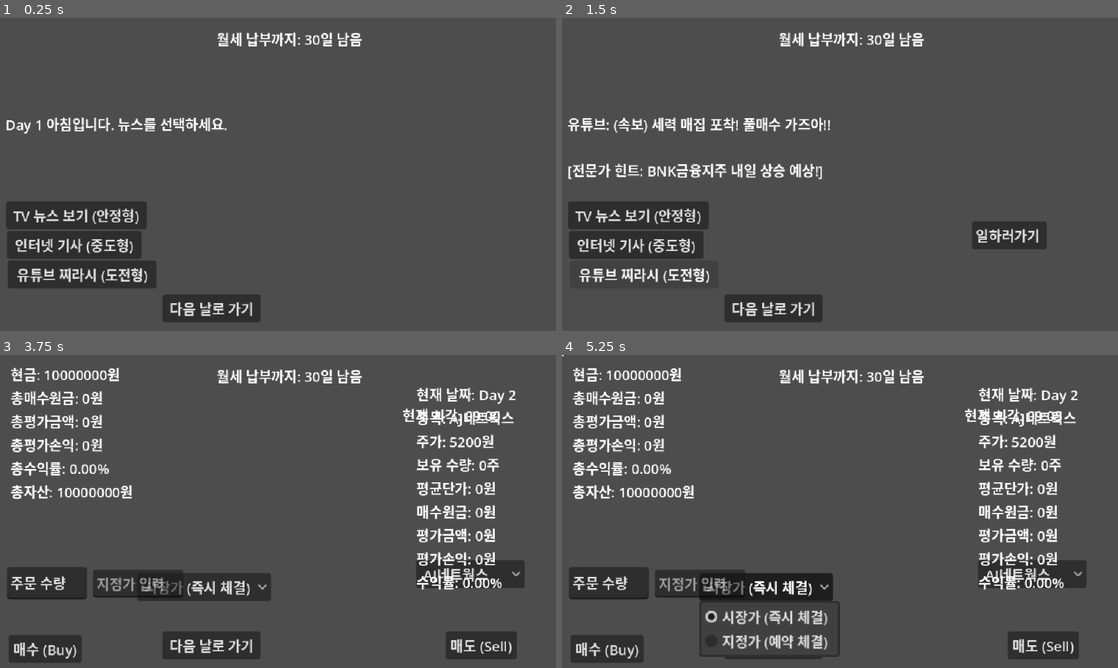
Above: before the commit, frames 1-4 (two rows, left to right).
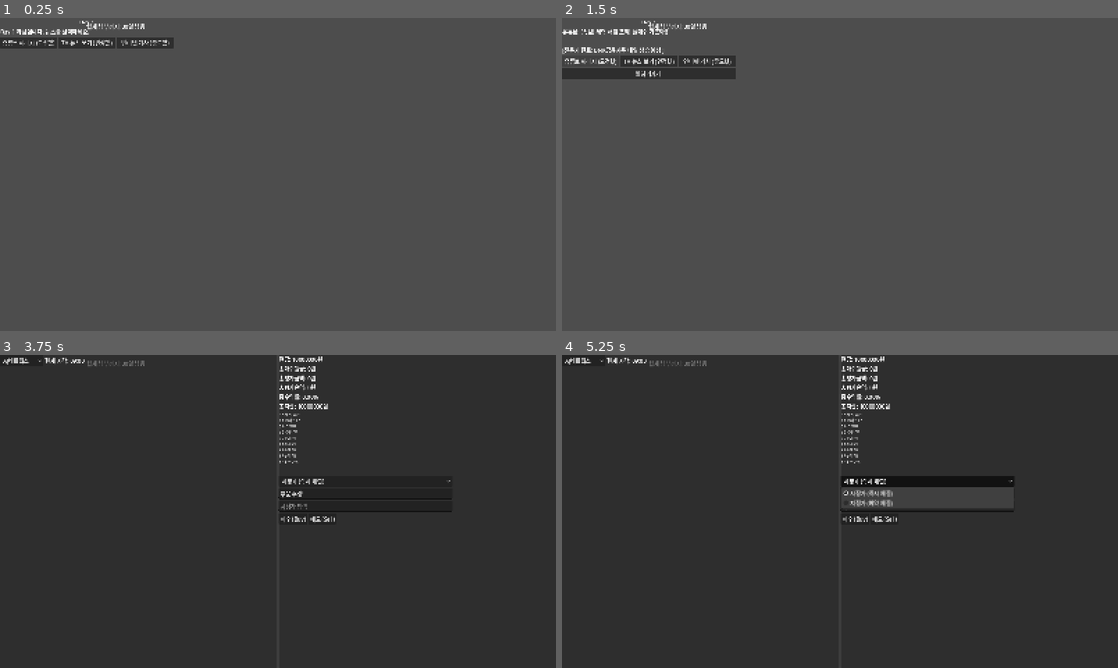
Above: after the commit, the same moments.

Repository: YoonJeongGo/myhome-jsm
Game: Godot game, scene res://main.tscn
The game is run twice, just before and just after one commit, with the same random seed, the same clock (stepped at 60 frames per second) and the same inputs.
Inputs (mouse positions are in pixels of both pictures, inside the frame that each line leads up to):
- Up to frame 1 (0.25 s): no input
- Up to frame 2 (1.5 s): click (773, 309) at 0.5 s, where only the run before the commit has a clickable "다음 날로 가기"; click "유튜브 찌라시 (도전형)" at 1.25 s
- Up to frame 3 (3.75 s): click "인터넷 기사 (중도형)" at 2 s; click "TV 뉴스 보기 (안정형)" at 2.75 s; click "일하러가기" at 3.5 s
- Up to frame 4 (5.25 s): click "AJ네트웍스" at 4.25 s; click "시장가 (즉시 체결)" at 5 s

The runs differ from the first frame. In frame 1, 10% of the frame differs, in the area x 0-66%, y 0-98%; in frame 2, 12%; in frame 3, 91%, in the area x 0-100%, y 0-100%; in frame 4, 87%.

Commit message:
Initial commit - stock market simulation

Diff:
--- a/main.gd
+++ b/main.gd
@@ -12,22 +12,22 @@
 var pending_orders = []
 
 # --- UI 노드 연결 ---
-@onready var phase_a_ui = $CanvasLayer/PhaseA
-@onready var news_label = $CanvasLayer/PhaseA/NewsLabel
-@onready var go_trade_btn = $CanvasLayer/PhaseA/GoTradeButton
-
-@onready var phase_b_ui = $CanvasLayer/PhaseB
-@onready var info_label = $CanvasLayer/PhaseB/InfoLabel
-@onready var asset_label = $CanvasLayer/PhaseB/AssetLabel
-@onready var stock_select = $CanvasLayer/PhaseB/StockSelectButton
-@onready var time_label = $CanvasLayer/PhaseB/TimeLabel
-@onready var chart_line = $CanvasLayer/PhaseB/ChartLine
-@onready var order_type_select = $CanvasLayer/PhaseB/OrderTypeSelect
-@onready var order_amount_input = $CanvasLayer/PhaseB/OrderAmountInput
-@onready var order_price_input = $CanvasLayer/PhaseB/OrderPriceInput
-
-@onready var phase_c_ui = $CanvasLayer/PhaseC
-@onready var result_label = $CanvasLayer/PhaseC/ResultLabel
+@onready var phase_a_ui = $CanvasLayer/UIRoot/PhaseA
+@onready var news_label = $CanvasLayer/UIRoot/PhaseA/VBoxCenter/NewsLabel
+@onready var go_trade_btn = $CanvasLayer/UIRoot/PhaseA/VBoxCenter/GoTradeButton
+
+@onready var phase_b_ui = $CanvasLayer/UIRoot/PhaseB
+@onready var info_label = $CanvasLayer/UIRoot/PhaseB/HBoxMain/RightPanel/VBoxRight/InfoLabel
+@onready var asset_label = $CanvasLayer/UIRoot/PhaseB/HBoxMain/RightPanel/VBoxRight/AssetLabel
+@onready var stock_select = $CanvasLayer/UIRoot/PhaseB/HBoxMain/LeftPanel/VBoxLeft/TopBar/StockSelectButton
+@onready var time_label = $CanvasLayer/UIRoot/PhaseB/HBoxMain/LeftPanel/VBoxLeft/TopBar/TimeLabel
+@onready var chart_line = $CanvasLayer/UIRoot/PhaseB/HBoxMain/LeftPanel/VBoxLeft/ChartLine
+@onready var order_type_select = $CanvasLayer/UIRoot/PhaseB/HBoxMain/RightPanel/VBoxRight/OrderPanel/OrderTypeSelect
+@onready var order_amount_input = $CanvasLayer/UIRoot/PhaseB/HBoxMain/RightPanel/VBoxRight/OrderPanel/OrderAmountInput
+@onready var order_price_input = $CanvasLayer/UIRoot/PhaseB/HBoxMain/RightPanel/VBoxRight/OrderPanel/OrderPriceInput
+
+@onready var phase_c_ui = $CanvasLayer/UIRoot/PhaseC
+@onready var result_label = $CanvasLayer/UIRoot/PhaseC/VBoxC/ResultLabel
 
 var has_checked_news = false
 var has_worked_today = false
--- a/main.tscn
+++ b/main.tscn
@@ -7,13 +7,6 @@
 
 [node name="CanvasLayer" type="CanvasLayer" parent="." unique_id=720202561]
 
-[node name="NextDayButton" type="Button" parent="CanvasLayer" unique_id=47269537]
-offset_left = 187.0
-offset_top = 318.0
-offset_right = 300.0
-offset_bottom = 349.0
-text = "다음 날로 가기"
-
 [node name="RentLabel" type="Label" parent="CanvasLayer" unique_id=57143501]
 offset_left = 249.0
 offset_top = 12.0
@@ -21,159 +14,179 @@
 offset_bottom = 35.0
 text = "월세 납부까지: 30일 남음"
 
-[node name="PhaseA" type="Control" parent="CanvasLayer" unique_id=519216041]
+[node name="UIRoot" type="Control" parent="CanvasLayer" unique_id=1686101765]
 layout_mode = 3
 anchors_preset = 0
+offset_right = 1600.0
+offset_bottom = 900.0
+
+[node name="PhaseA" type="Control" parent="CanvasLayer/UIRoot" unique_id=519216041]
+layout_mode = 1
+anchors_preset = 15
+anchor_right = 1.0
+anchor_bottom = 1.0
+grow_horizontal = 2
+grow_vertical = 2
+
+[node name="VBoxCenter" type="VBoxContainer" parent="CanvasLayer/UIRoot/PhaseA" unique_id=1603468610]
+custom_minimum_size = Vector2(500, 0)
+layout_mode = 0
+offset_right = 40.0
+offset_bottom = 40.0
+alignment = 1
+
+[node name="DayLabel" type="Label" parent="CanvasLayer/UIRoot/PhaseA/VBoxCenter" unique_id=1635366862]
+layout_mode = 2
+text = "Day 1"
+horizontal_alignment = 1
+
+[node name="NewsLabel" type="Label" parent="CanvasLayer/UIRoot/PhaseA/VBoxCenter" unique_id=1750074229]
+layout_mode = 2
+text = "[오늘의 뉴스 대기 중...]"
+
+[node name="NewsButtonRow" type="HBoxContainer" parent="CanvasLayer/UIRoot/PhaseA/VBoxCenter" unique_id=969702279]
+layout_mode = 2
+
+[node name="YoutubeButton" type="Button" parent="CanvasLayer/UIRoot/PhaseA/VBoxCenter/NewsButtonRow" unique_id=741971774]
+layout_mode = 2
+size_flags_horizontal = 3
+text = "유튜브 찌라시 (도전형)"
+
+[node name="TvNewsButton" type="Button" parent="CanvasLayer/UIRoot/PhaseA/VBoxCenter/NewsButtonRow" unique_id=1461132938]
+layout_mode = 2
+size_flags_horizontal = 3
+text = "TV 뉴스 보기 (안정형)"
+
+[node name="InternetButton" type="Button" parent="CanvasLayer/UIRoot/PhaseA/VBoxCenter/NewsButtonRow" unique_id=1725422851]
+layout_mode = 2
+size_flags_horizontal = 3
+text = "인터넷 기사 (중도형)"
+
+[node name="GoTradeButton" type="Button" parent="CanvasLayer/UIRoot/PhaseA/VBoxCenter" unique_id=731410336]
+layout_mode = 2
+text = "일하러가기 "
+
+[node name="PhaseB" type="Control" parent="CanvasLayer/UIRoot" unique_id=1777483664]
+layout_mode = 1
+anchors_preset = 15
+anchor_right = 1.0
+anchor_bottom = 1.0
+grow_horizontal = 2
+grow_vertical = 2
+
+[node name="HBoxMain" type="HBoxContainer" parent="CanvasLayer/UIRoot/PhaseB" unique_id=1813868494]
+layout_mode = 1
+anchors_preset = 15
+anchor_right = 1.0
+anchor_bottom = 1.0
+grow_horizontal = 2
+grow_vertical = 2
+
+[node name="LeftPanel" type="Panel" parent="CanvasLayer/UIRoot/PhaseB/HBoxMain" unique_id=817814649]
+layout_mode = 2
+size_flags_horizontal = 3
+
+[node name="VBoxLeft" type="VBoxContainer" parent="CanvasLayer/UIRoot/PhaseB/HBoxMain/LeftPanel" unique_id=816016581]
+layout_mode = 0
 offset_right = 40.0
 offset_bottom = 40.0
 
-[node name="NewsLabel" type="Label" parent="CanvasLayer/PhaseA" unique_id=1750074229]
+[node name="TopBar" type="HBoxContainer" parent="CanvasLayer/UIRoot/PhaseB/HBoxMain/LeftPanel/VBoxLeft" unique_id=1843878831]
+layout_mode = 2
+
+[node name="StockSelectButton" type="OptionButton" parent="CanvasLayer/UIRoot/PhaseB/HBoxMain/LeftPanel/VBoxLeft/TopBar" unique_id=1348074292]
+layout_mode = 2
+
+[node name="TimeLabel" type="Label" parent="CanvasLayer/UIRoot/PhaseB/HBoxMain/LeftPanel/VBoxLeft/TopBar" unique_id=64379193]
+layout_mode = 2
+
+[node name="ChartLine" type="Line2D" parent="CanvasLayer/UIRoot/PhaseB/HBoxMain/LeftPanel/VBoxLeft" unique_id=125247971]
+points = PackedVector2Array(188, 93)
+width = 2.0
+
+[node name="RightPanel" type="Panel" parent="CanvasLayer/UIRoot/PhaseB/HBoxMain" unique_id=1422700584]
+layout_mode = 2
+size_flags_horizontal = 3
+
+[node name="VBoxRight" type="VBoxContainer" parent="CanvasLayer/UIRoot/PhaseB/HBoxMain/RightPanel" unique_id=632357114]
 layout_mode = 0
-offset_left = 6.0
-offset_top = 110.0
-offset_right = 171.0
-offset_bottom = 133.0
-text = "[오늘의 뉴스 대기 중...]"
+offset_right = 500.0
+offset_bottom = 453.0
 
-[node name="InternetButton" type="Button" parent="CanvasLayer/PhaseA/NewsLabel" unique_id=1725422851]
+[node name="AssetLabel" type="Label" parent="CanvasLayer/UIRoot/PhaseB/HBoxMain/RightPanel/VBoxRight" unique_id=1435882156]
+custom_minimum_size = Vector2(0, 140)
+layout_mode = 2
+text = "내 자산 현황판"
+autowrap_mode = 2
+
+[node name="InfoLabel" type="Label" parent="CanvasLayer/UIRoot/PhaseB/HBoxMain/RightPanel/VBoxRight" unique_id=1008865968]
+custom_minimum_size = Vector2(0, 180)
+layout_mode = 2
+theme_override_font_sizes/font_size = 9
+text = "시장 정보 현황판"
+autowrap_mode = 2
+
+[node name="OrderPanel" type="VBoxContainer" parent="CanvasLayer/UIRoot/PhaseB/HBoxMain/RightPanel/VBoxRight" unique_id=45516791]
+layout_mode = 2
+
+[node name="OrderTypeSelect" type="OptionButton" parent="CanvasLayer/UIRoot/PhaseB/HBoxMain/RightPanel/VBoxRight/OrderPanel" unique_id=1303734083]
+layout_mode = 2
+
+[node name="OrderAmountInput" type="LineEdit" parent="CanvasLayer/UIRoot/PhaseB/HBoxMain/RightPanel/VBoxRight/OrderPanel" unique_id=1176694779]
+layout_mode = 2
+text = "주문 수량 "
+
+[node name="OrderPriceInput" type="LineEdit" parent="CanvasLayer/UIRoot/PhaseB/HBoxMain/RightPanel/VBoxRight/OrderPanel" unique_id=285103896]
+layout_mode = 2
+placeholder_text = "지정가 입력"
+
+[node name="OrderBtnRow" type="HBoxContainer" parent="CanvasLayer/UIRoot/PhaseB/HBoxMain/RightPanel/VBoxRight/OrderPanel" unique_id=32045565]
+layout_mode = 2
+
+[node name="BuyButton" type="Button" parent="CanvasLayer/UIRoot/PhaseB/HBoxMain/RightPanel/VBoxRight/OrderPanel/OrderBtnRow" unique_id=1752132759]
+layout_mode = 2
+text = "매수 (Buy)"
+
+[node name="SellButton" type="Button" parent="CanvasLayer/UIRoot/PhaseB/HBoxMain/RightPanel/VBoxRight/OrderPanel/OrderBtnRow" unique_id=93152844]
+layout_mode = 2
+text = "매도 (Sell)"
+
+[node name="PhaseC" type="Control" parent="CanvasLayer/UIRoot" unique_id=1659635109]
+layout_mode = 1
+anchors_preset = 15
+anchor_right = 1.0
+anchor_bottom = 1.0
+grow_horizontal = 2
+grow_vertical = 2
+
+[node name="VBoxC" type="VBoxContainer" parent="CanvasLayer/UIRoot/PhaseC" unique_id=1819484212]
 layout_mode = 0
-offset_left = 2.0
-offset_top = 135.0
-offset_right = 157.0
-offset_bottom = 166.0
-text = "인터넷 기사 (중도형)"
-
-[node name="TvNewsButton" type="Button" parent="CanvasLayer/PhaseA/NewsLabel" unique_id=1461132938]
-layout_mode = 0
-offset_left = 1.0
-offset_top = 101.0
-offset_right = 163.0
-offset_bottom = 132.0
-text = "TV 뉴스 보기 (안정형)"
-
-[node name="YoutubeButton" type="Button" parent="CanvasLayer/PhaseA/NewsLabel" unique_id=741971774]
-layout_mode = 0
-offset_left = 3.0
-offset_top = 169.0
-offset_right = 174.0
-offset_bottom = 200.0
-text = "유튜브 찌라시 (도전형)"
-
-[node name="GoTradeButton" type="Button" parent="CanvasLayer/PhaseA" unique_id=731410336]
-layout_mode = 0
-offset_left = 472.0
-offset_top = 234.0
-offset_right = 557.0
-offset_bottom = 265.0
-text = "일하러가기 "
-
-[node name="PhaseB" type="Control" parent="CanvasLayer" unique_id=1777483664]
-layout_mode = 3
-anchors_preset = 0
 offset_right = 40.0
 offset_bottom = 40.0
 
-[node name="StockSelectButton" type="OptionButton" parent="CanvasLayer/PhaseB" unique_id=1348074292]
-layout_mode = 0
-offset_left = 479.0
-offset_top = 236.0
-offset_right = 511.0
-offset_bottom = 256.0
+[node name="ResultLabel" type="Label" parent="CanvasLayer/UIRoot/PhaseC/VBoxC" unique_id=240137432]
+custom_minimum_size = Vector2(0, 300)
+layout_mode = 2
+autowrap_mode = 2
 
-[node name="BuyButton" type="Button" parent="CanvasLayer/PhaseB/StockSelectButton" unique_id=246829868]
-layout_mode = 0
-offset_left = -469.0
-offset_top = 86.0
-offset_right = -385.0
-offset_bottom = 117.0
-text = "매수 (Buy)"
+[node name="ButtonRow" type="HBoxContainer" parent="CanvasLayer/UIRoot/PhaseC/VBoxC" unique_id=447635246]
+layout_mode = 2
 
-[node name="SellButton" type="Button" parent="CanvasLayer/PhaseB" unique_id=93152844]
-layout_mode = 0
-offset_left = 513.0
-offset_top = 318.0
-offset_right = 595.0
-offset_bottom = 349.0
-text = "매도 (Sell)"
-
-[node name="AssetLabel" type="Label" parent="CanvasLayer/PhaseB" unique_id=1435882156]
-layout_mode = 0
-offset_left = 12.0
-offset_top = 10.0
-offset_right = 117.0
-offset_bottom = 33.0
-text = "내 자산 현황판"
-
-[node name="InfoLabel" type="Label" parent="CanvasLayer/PhaseB" unique_id=1008865968]
-layout_mode = 0
-offset_left = 479.0
-offset_top = 33.0
-offset_right = 600.0
-offset_bottom = 56.0
-text = "시장 정보 현황판"
-
-[node name="TimeLabel" type="Label" parent="CanvasLayer/PhaseB" unique_id=64379193]
-layout_mode = 0
-offset_left = 463.0
-offset_top = 57.0
-offset_right = 503.0
-offset_bottom = 80.0
-
-[node name="ChartLine" type="Line2D" parent="CanvasLayer/PhaseB" unique_id=125247971]
-points = PackedVector2Array(188, 93)
-width = 2.0
-
-[node name="OrderTypeSelect" type="OptionButton" parent="CanvasLayer/PhaseB" unique_id=1303734083]
-layout_mode = 0
-offset_left = 158.0
-offset_top = 251.0
-offset_right = 193.0
-offset_bottom = 275.0
-
-[node name="OrderAmountInput" type="LineEdit" parent="CanvasLayer/PhaseB" unique_id=1176694779]
-layout_mode = 0
-offset_left = 8.0
-offset_top = 244.0
-offset_right = 100.0
-offset_bottom = 281.0
-text = "주문 수량 "
-
-[node name="OrderPriceInput" type="LineEdit" parent="CanvasLayer/PhaseB" unique_id=285103896]
-layout_mode = 0
-offset_left = 107.0
-offset_top = 247.0
-offset_right = 211.0
-offset_bottom = 278.0
-placeholder_text = "지정가 입력"
-
-[node name="PhaseC" type="Control" parent="CanvasLayer" unique_id=1659635109]
-layout_mode = 3
-anchors_preset = 0
-offset_left = 510.0
-offset_top = 67.0
-offset_right = 562.0
-offset_bottom = 94.0
-
-[node name="ResultLabel" type="Label" parent="CanvasLayer/PhaseC" unique_id=240137432]
-layout_mode = 0
-offset_left = 499.0
-offset_top = 45.0
-offset_right = 539.0
-offset_bottom = 68.0
-
-[node name="WorkButton" type="Button" parent="CanvasLayer/PhaseC" unique_id=1169144154]
-layout_mode = 0
-offset_left = 343.0
-offset_top = 317.0
-offset_right = 484.0
-offset_bottom = 348.0
+[node name="WorkButton" type="Button" parent="CanvasLayer/UIRoot/PhaseC/VBoxC/ButtonRow" unique_id=1169144154]
+layout_mode = 2
+size_flags_horizontal = 3
 text = "알바하기 (+5만 원)"
 
-[connection signal="pressed" from="CanvasLayer/NextDayButton" to="." method="_on_next_day_button_pressed"]
-[connection signal="pressed" from="CanvasLayer/PhaseA/NewsLabel/InternetButton" to="." method="_on_internet_button_pressed"]
-[connection signal="pressed" from="CanvasLayer/PhaseA/NewsLabel/TvNewsButton" to="." method="_on_tv_news_button_pressed"]
-[connection signal="pressed" from="CanvasLayer/PhaseA/NewsLabel/YoutubeButton" to="." method="_on_youtube_button_pressed"]
-[connection signal="pressed" from="CanvasLayer/PhaseA/GoTradeButton" to="." method="_on_go_trade_button_pressed"]
-[connection signal="pressed" from="CanvasLayer/PhaseB/StockSelectButton/BuyButton" to="." method="_on_buy_button_pressed"]
-[connection signal="pressed" from="CanvasLayer/PhaseB/SellButton" to="." method="_on_sell_button_pressed"]
-[connection signal="pressed" from="CanvasLayer/PhaseC/WorkButton" to="." method="_on_work_button_pressed"]
+[node name="NextDayButton" type="Button" parent="CanvasLayer/UIRoot/PhaseC/VBoxC/ButtonRow" unique_id=47269537]
+layout_mode = 2
+size_flags_horizontal = 3
+text = "다음 날로 가기"
+
+[connection signal="pressed" from="CanvasLayer/UIRoot/PhaseA/VBoxCenter/NewsButtonRow/YoutubeButton" to="." method="_on_youtube_button_pressed"]
+[connection signal="pressed" from="CanvasLayer/UIRoot/PhaseA/VBoxCenter/NewsButtonRow/TvNewsButton" to="." method="_on_tv_news_button_pressed"]
+[connection signal="pressed" from="CanvasLayer/UIRoot/PhaseA/VBoxCenter/NewsButtonRow/InternetButton" to="." method="_on_internet_button_pressed"]
+[connection signal="pressed" from="CanvasLayer/UIRoot/PhaseA/VBoxCenter/GoTradeButton" to="." method="_on_go_trade_button_pressed"]
+[connection signal="pressed" from="CanvasLayer/UIRoot/PhaseB/HBoxMain/RightPanel/VBoxRight/OrderPanel/OrderBtnRow/BuyButton" to="." method="_on_buy_button_pressed"]
+[connection signal="pressed" from="CanvasLayer/UIRoot/PhaseB/HBoxMain/RightPanel/VBoxRight/OrderPanel/OrderBtnRow/SellButton" to="." method="_on_sell_button_pressed"]
+[connection signal="pressed" from="CanvasLayer/UIRoot/PhaseC/VBoxC/ButtonRow/WorkButton" to="." method="_on_work_button_pressed"]
+[connection signal="pressed" from="CanvasLayer/UIRoot/PhaseC/VBoxC/ButtonRow/NextDayButton" to="." method="_on_next_day_button_pressed"]
--- a/project.godot
+++ b/project.godot
@@ -21,10 +21,10 @@
 
 [display]
 
-window/size/viewport_width=640
-window/size/viewport_height=360
-window/size/window_width_override=1280
-window/size/window_height_override=720
+window/size/viewport_width=1600
+window/size/viewport_height=900
+window/size/window_width_override=1600
+window/size/window_height_override=900
 window/stretch/mode="canvas_items"
 
 [physics]
